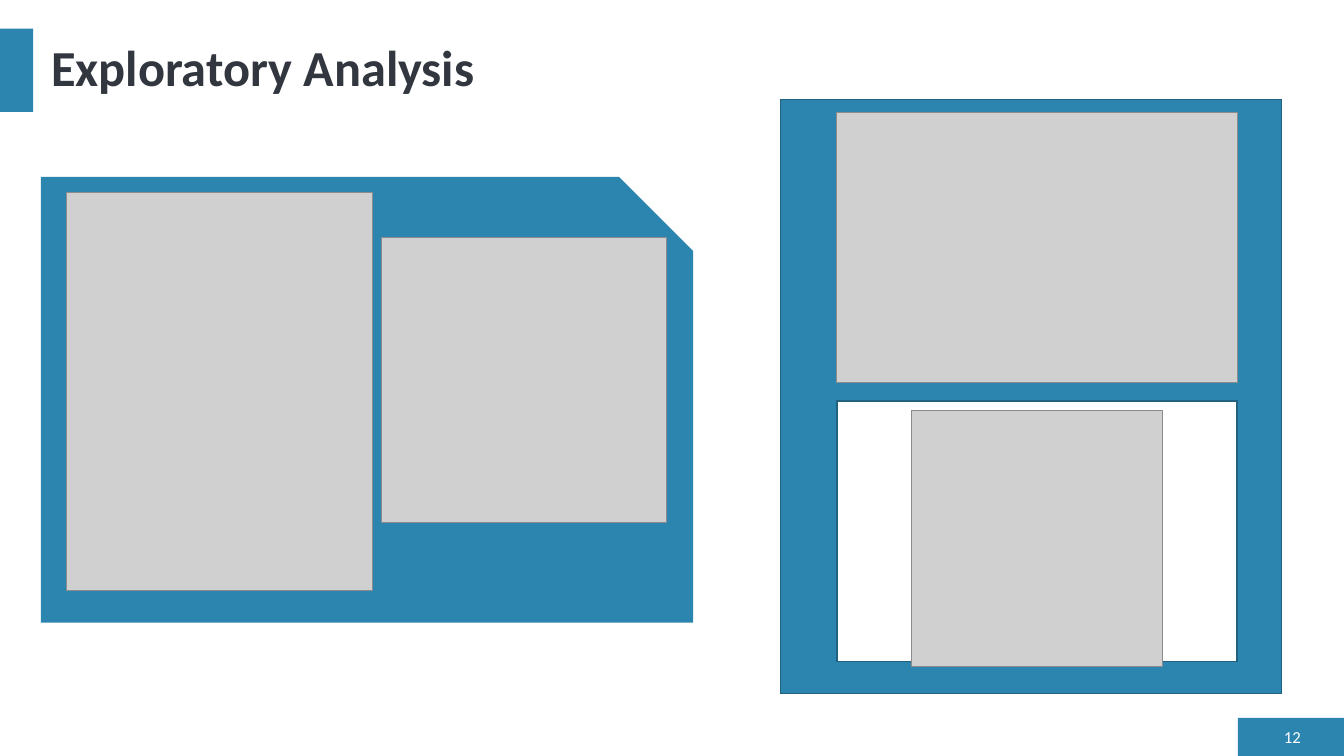
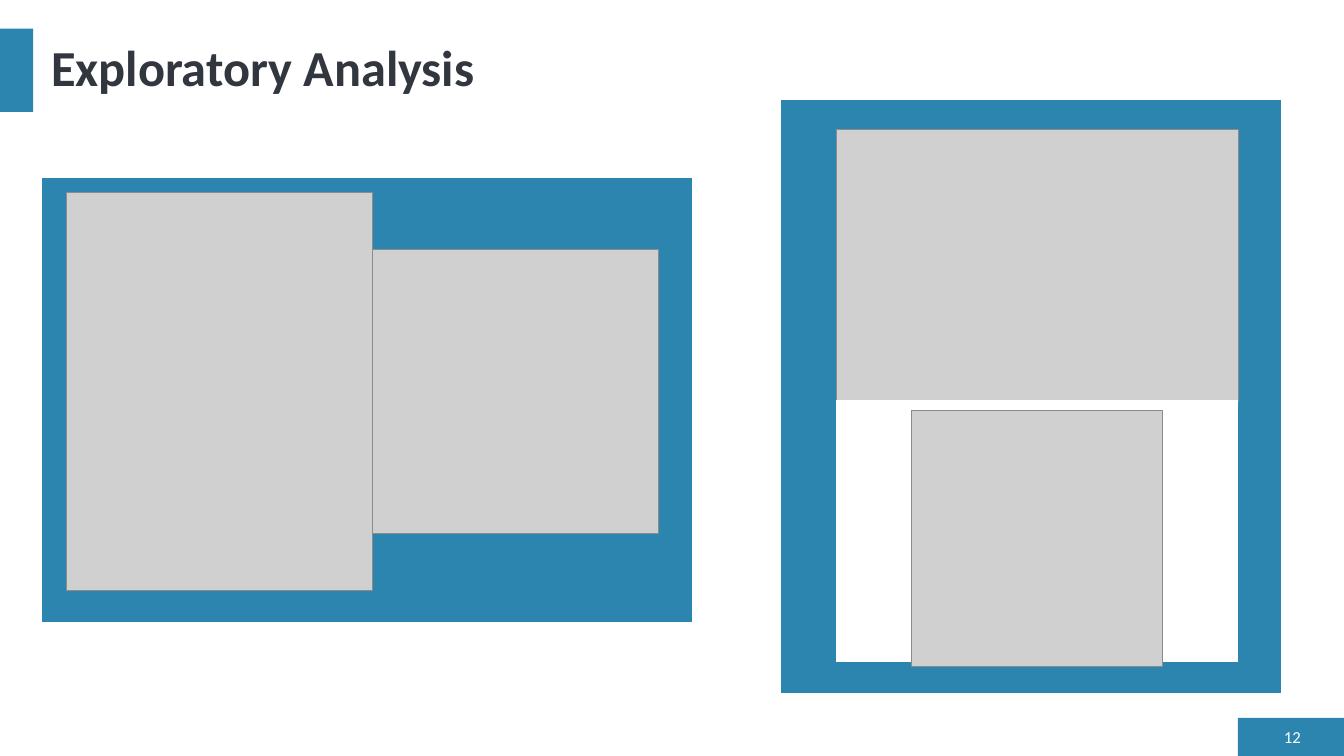
Before and after one commit to LennartFertig/DataExploration_HousePriceSeattle, a slide deck: slide 12 of project_presentation_Insight_Explorers.pptx. Drawn at 1344x756 pixels with LibreOffice and Linux fonts; fonts in the diff are those of the drawing; grey boxes stand for pictures. Boxes give left, top, right and bottom in pixels: in the first picture for what was removed or moved away, otherwise in the second. Text is boxed around its words. In the diff, an @@ line names an element or a change of style, - is before the commit and + after.

```diff
--- a/project_presentation_Insight_Explorers.pptx
+++ b/project_presentation_Insight_Explorers.pptx
@@ rectangle at box(780, 100, 1281, 694): outline #216281 1 pt to #FFFFFF 1 pt @@
@@ picture: place and size @@
-picture at box(837, 113, 1237, 383)
+picture at box(837, 130, 1239, 401)
@@ snip rect at box(41, 176, 694, 622): outline none to #FFFFFF 1.25 pt; proportions changed @@
@@ picture: place and size @@
-picture at box(382, 238, 667, 522)
+picture at box(373, 249, 658, 533)
@@ rectangle at box(837, 401, 1237, 661): outline #216281 1 pt to #FFFFFF 1 pt @@
```
Also in this commit, not shown: 6 other slides changed, 1 other file.
